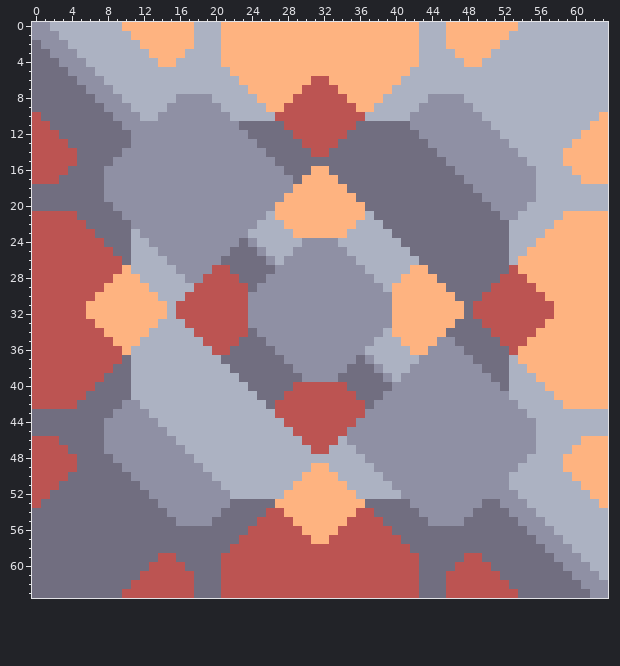
One commit to this pixel-art sprite: sprites-override/blocks/production/blast-mixer.png. The first picture shows the starting point.
The file is 64x64 pixels.
After:
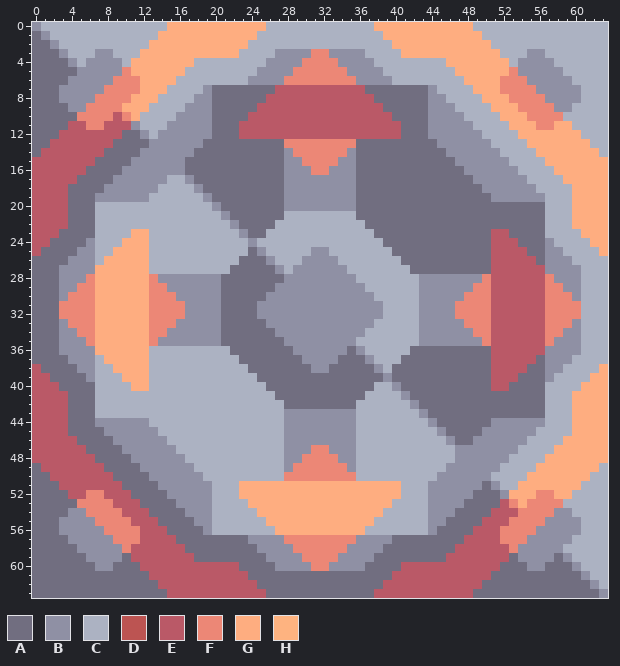
Palette (. is transparent): A #716e80  B #8f90a4  C #acb2c2  D #bc5452  E #ba5967  F #ec8776  G #fead80  H #feb380
Change:
Changed rows in their new state; - is an unchanged pixel.
first column x 0:
 0 -C--------CCCCCGGGGGGGGGGGCCCCCCCCCCCCGGGGGGGGGGGCCCCC----------
 1 A-C--------CCCGGGGGGGGGGGCCCCCCCCCCCCCCGGGGGGGGGGGCCC-----------
 2 -A-C--------CGGGGGGGGGGGCCCCCCCCCCCCCCCCGGGGGGGGGGGC------------
 3 --A-C--BB---GGGGGGGGGGGCCCCBBBBFFBBBBCCCCGGGGGGGGGGG---BB-------
 4 ---A-CBBBB-GGGGGGG---CCCCCBBBBFFFFBBBBCCCCC---GGGGGGG-BBBB------
 5 ----A--BBBFGGGGGG-----CCCBBBBFFFFFFBBBBCCC-----GGGGGGFBBBBB-----
 6 ----B---BFFFGGGG-------CBBBBFFFFFFFFBBBBC-------GGGGFFFBBBBB----
 7 ---BBB--FFFFGGG----BAAAAAAAEEEEEEEEEEAAAAAAAB----GGGFFFFBBBBB---
 8 ---BBBBFFFFGGG--CC--AAAAAAEEEEEEEEEEEEAAAAAA--CC--GGGFFFFBBBB---
 9 ----BBFFFFGGG--CC---AAAAAEEEEEEEEEEEEEEAAAAA---CC--GGGFFFFBB----
10 A----FFFFEFG--CC----AAAAEEEEEEEEEEEEEEEEAAAA----CC--GGGFFFF----C
11 AA--EEFFEEE-CCC-----AAAEEEEEEEEEEEEEEEEEE-AA-----CC--GGGFFGG--CC
12 AAAEEEEEEE-A-C------AAAEEEEEEEEEEEEEEEEEE--A------CC--GGGGGGGCCC
13 AAEEEEEEE--AA------AAAAAA---FFFFFFFF--------A------CC--GGGGGGGCC
14 AEEEEEEE--AA------AAAAAAAA--BFFFFFFB---------A------CC--GGGGGGGC
15 EEEEEEE--AA------AAAAAAAAAA-BBFFFFBB----------A------CC--GGGGGGG
16 EEEEEE--AA-------AAAAAAAAAAABBBFFBBB-----------A------CC--GGGGGG
17 EEEEE---A------CC-AAAAAAAAAA-BBBBBBB------------A------C---GGGGG
18 EEEE----------CCCC-AAAAAAAAA-BBBBBBB-------------A----------GGGG
19 EEEE---B-----CCCCCC-AAAAAAAABBBBBBBB--------------A-----B---GGGG
20 EEEE---CCCCCCCCCCCCC-AAAAAAABBBBBBBBA--------------AAAAAA---GGGG
21 EEEEA--CCCCCCCCCCCCCC-AAAAAACCCCCCCCAA--------------AAAAA--CGGGG
22 EEEEAA-CCCCCCCCCCCCCCC-AAAA-CCCCCCCC-AA--------------AAAA-CCGGGG
23 EEEAAAACCCCGGCCCCCCCCCC-AA---CCCCCC---AA-----------EEAAAACCCCGGG
24 EEAAAABCCCGGGCCCCCCCCCCC------CCCC-----AA----------EEEAAABCCCCGG
25 EAAAABBCCGGGG-CCCCCCCCCC-----CC--CC-----AA---------EEEEAABBCCCCG
26 AAAABBBCGGGGG--CCCCCCCC-----CC----CC-----AA--------EEEEEABBBCCCC
27 AAABBBBGGGGGG---CCCCCC------C------CC-----AA-------EEEEEEBBBBCCC
28 AAABBBFGGGGGGFBBB--BBAA---AA--------CC---CCBBBBBBBFEEEEEEFBBBCCC
29 AAABBFFGGGGGGFFBBBBBBAAA-AA----------CC-CCCBBBBBBFFEEEEEEFFBBCCC
30 AAABFFFGGGGGGFFFBBBBBAAAAA------------CCCCCBBBBBFFFEEEEEEFFFBCCC
31 AAAFFFFGGGGGGFFFFBBBBAAAA--------------CCCCBBBBFFFFEEEEEEFFFFCCC
32 AAAFFFFGGGGGGFFFFBBBBAAAA--------------CCCCBBBBFFFFEEEEEEFFFFCCC
33 AAABFFFGGGGGGFFFBBBBBAAAAA------------CCCCCBBBBBFFFEEEEEEFFFBCCC
34 AAABBFFGGGGGGFFBBBBBBAAA-AA----------CC-CCCBBBBBBFFEEEEEEFFBBCCC
35 AAABBBFGGGGGGFBBBBBBBAA---AA--------CC---CCBB--BBBFEEEEEEFBBBCCC
36 AAABBBBGGGGGG-------CC-----AA------A------AAAAAA---EEEEEEBBBBCCC
37 AAAABBBCGGGGG--------CC-----AA----AA-----AAAAAAAA--EEEEEABBBCCCC
38 EAAAABBCCGGGG---------CC-----AA--AA-----AAAAAAAAAA-EEEEAABBCCCCG
39 EEAAAABCCCGGG----------CC-----AAAA------AAAAAAAAAAAEEEAAABCCCCGG
40 EEEAAAACCCCGG-----------CC---AAAAAA---CC-AAAAAAAAAAEEAAAACCCCGGG
41 EEEEAA-CCCC--------------CC-AAAAAAAA-CCCC-AAAAAAAAAAAAAAA-CCGGGG
42 EEEEA--CCCCC--------------CCAAAAAAAACCCCCC-AAAAAAAAAAAAAA--CGGGG
43 EEEE---CCCCCC--------------CBBBBBBBBCCCCCCC-AAAAAAAAAAAAA---GGGG
44 EEEE---B-----C--------------BBBBBBBBCCCCCCCC-AAAAAA-----B---GGGG
45 EEEE----------C-------------BBBBBBB-CCCCCCCCC-AAAA----------GGGG
46 EEEEE---A------C------------BBBBBBB-CCCCCCCCCC-AA------C---GGGGG
47 EEEEEE--AA------C-----------BBBFFBBBCCCCCCCCCCC-------CC--GGGGGG
48 EEEEEEE--AA------C----------BBFFFFBB-CCCCCCCCCC------CC--GGGGGGG
49 AEEEEEEE--AA------C---------BFFFFFFB--CCCCCCCC------CC--GGGGGGGC
50 AAEEEEEEE--AA------C--------FFFFFFFF---CCCCCC------CC--GGGGGGGCC
51 AAAEEEEEEE--AA------C--GGGGGGGGGGGGGGGGGGCCC------A-C-GGGGGGGCCC
52 AA--EEFFEEE--AA-----CC-GGGGGGGGGGGGGGGGGGCCC-----AAA-GGGFFGG--CC
53 A----FFFFEEE--AA----CCCCGGGGGGGGGGGGGGGGCCCC----AA--EFGFFFF----C
54 ----BBFFFFEEE--AA---CCCCCGGGGGGGGGGGGGGCCCCC---AA--EEEFFFFBB----
55 ---BBBBFFFFEEE--AA--CCCCCCGGGGGGGGGGGGCCCCCC--AA--EEEFFFFBBBB---
56 ---BBBBBFFFFEEE----BCCCCCCCGGGGGGGGGGCCCCCCCB----EEEFFFF--BBB---
57 ----BBBBBFFFEEEE-------ABBBBFFFFFFFFBBBBA-------EEEEFFFB---B----
58 -----BBBBBFEEEEEE-----AAABBBBFFFFFFBBBBAAA-----EEEEEEFBBB--C----
59 ------BBBB-EEEEEEE---AAAAABBBBFFFFBBBBAAAAA---EEEEEEE-BBBBA-C---
60 -------BB---EEEEEEEEEEEAAAABBBBFFBBBBAAAAEEEEEEEEEEE---BB--A-C--
61 ------------AEEEEEEEEEEEAAAAAAAAAAAAAAAAEEEEEEEEEEEA--------A-C-
62 -----------AAAEEEEEEEEEEEAAAAAAAAAAAAAAEEEEEEEEEEEAAA--------A-C
63 ----------AAAAAEEEEEEEEEEEAAAAAAAAAAAAEEEEEEEEEEEAAAAA--------A-
